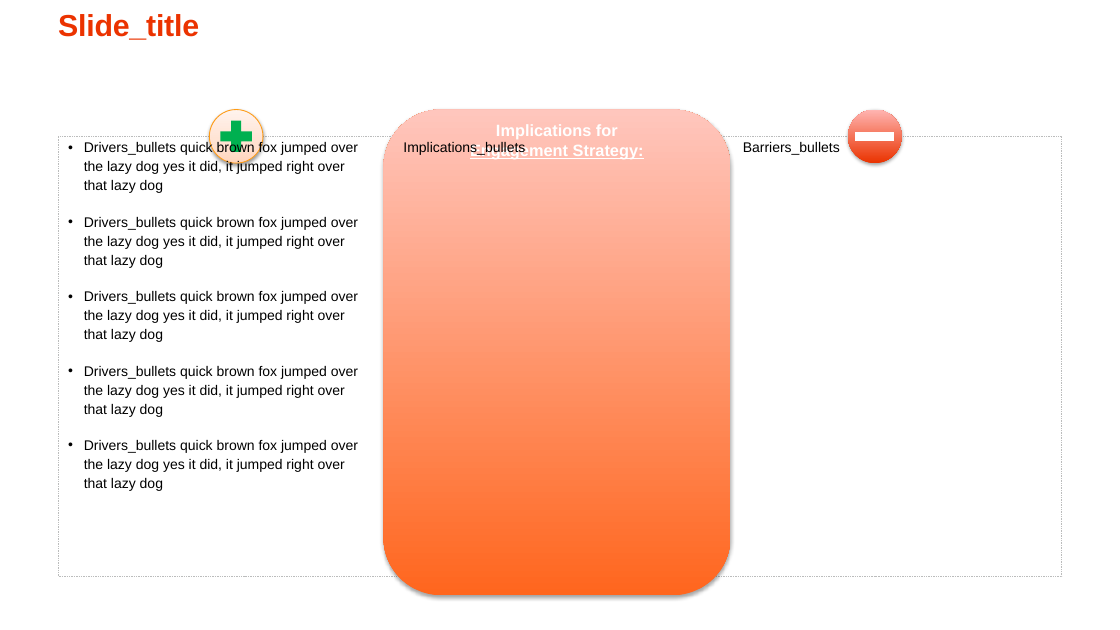
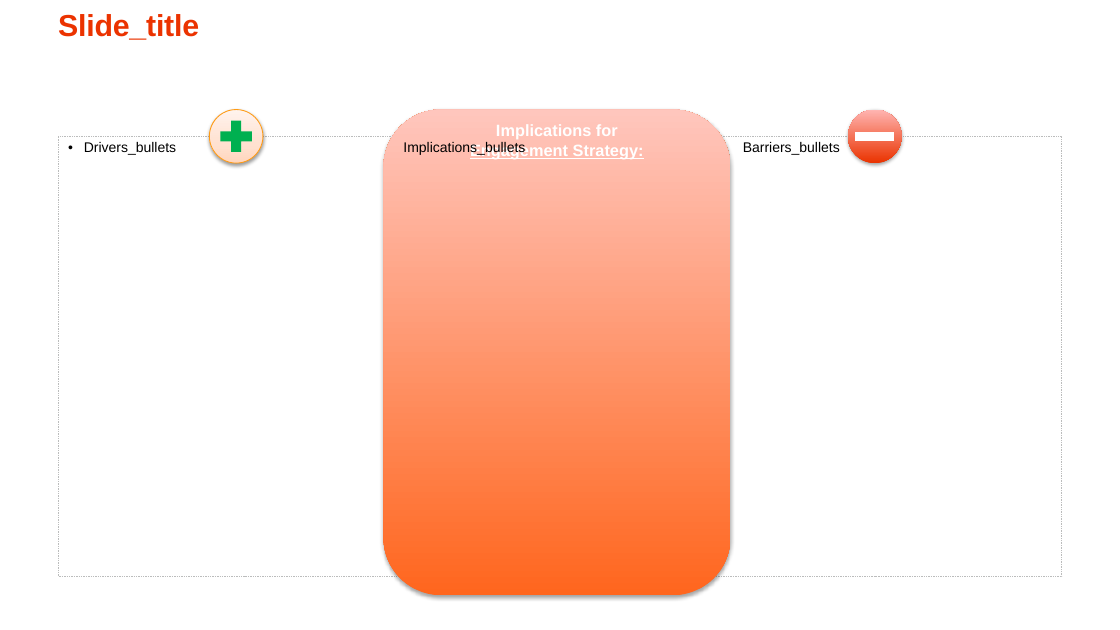
Before and after one commit to xpistos90210/templates, a slide deck: slide 1 of Drivers_barriers.pptx. Drawn at 1120x630 pixels with LibreOffice and Linux fonts; fonts in the diff are those of the drawing. Boxes give left, top, right and bottom in pixels: in the first picture for what was removed or moved away, otherwise in the second. Text is boxed around its words. In the diff, an @@ line names an element or a change of style, - is before the commit and + after.

```diff
--- a/Drivers_barriers.pptx
+++ b/Drivers_barriers.pptx
@@ text at bbox=[84, 142, 176, 155]: text changed @@
-• Drivers_bullets quick brown fox jumped over the lazy dog yes it did, it jumped right over that lazy dog
-• Drivers_bullets quick brown fox jumped over the lazy dog yes it did, it jumped right over that lazy dog
-• Drivers_bullets quick brown fox jumped over the lazy dog yes it did, it jumped right over that lazy dog
-• Drivers_bullets quick brown fox jumped over the lazy dog yes it did, it jumped right over that lazy dog
-• Drivers_bullets quick brown fox jumped over the lazy dog yes it did, it jumped right over that lazy dog
+• Drivers_bullets
```
